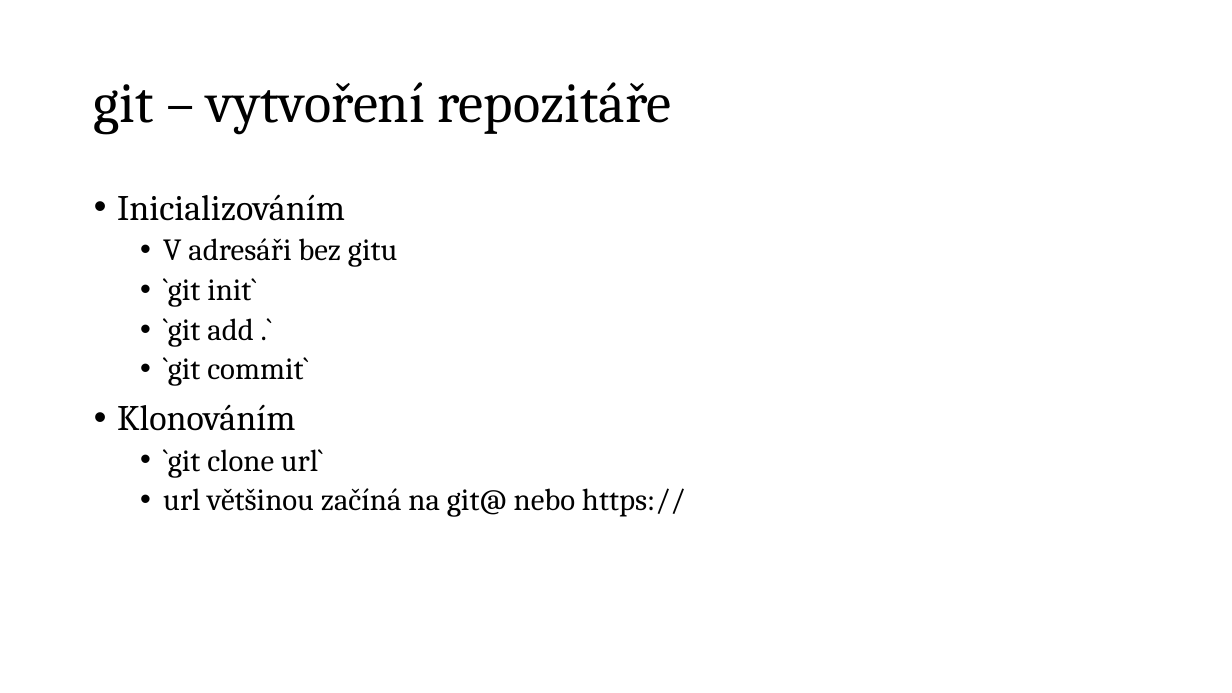
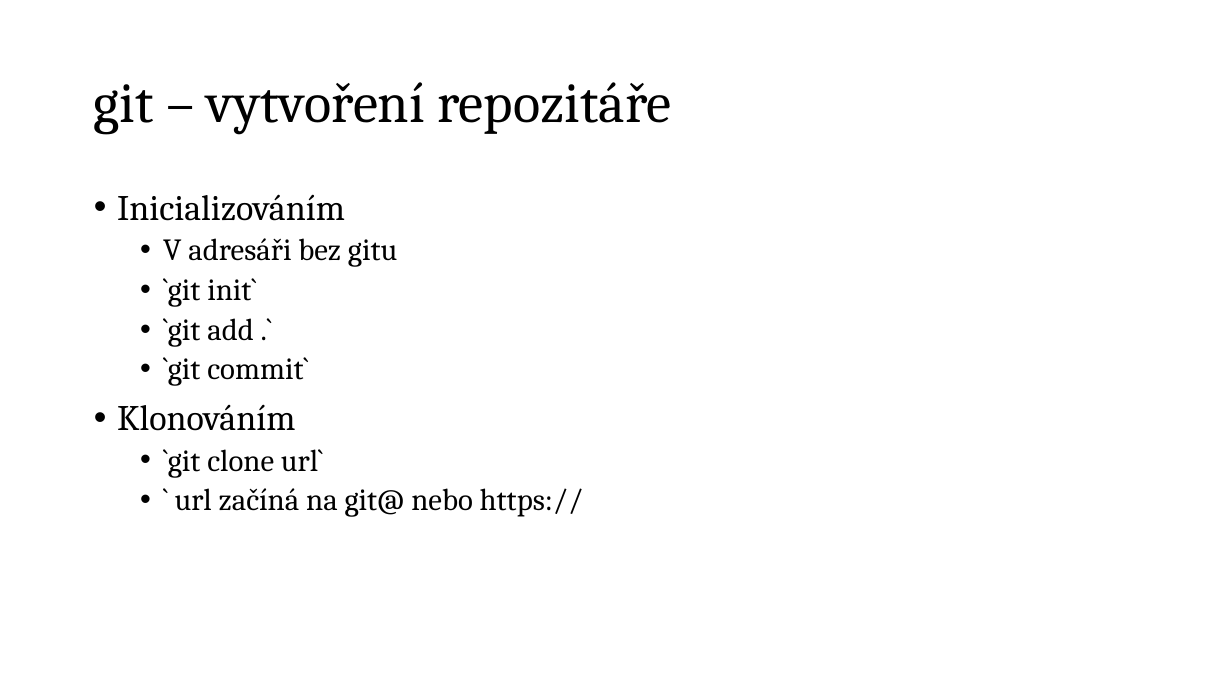
Before and after one commit to pepe/gitwstul22, a slide deck: slide 12 of gitwstul.pptx. Drawn at 1232x693 pixels with LibreOffice and Linux fonts; fonts in the diff are those of the drawing. Boxes give left, top, right and bottom in pixels: in the first picture for what was removed or moved away, otherwise in the second. Text is boxed around its words. In the diff, an @@ line names an element or a change of style, - is before the commit and + after.

```diff
--- a/gitwstul.pptx
+++ b/gitwstul.pptx
@@ text at (175, 488, 583, 517): text changed @@
-  • url většinou začíná na git@ nebo https://
+  • ` url začíná na git@ nebo https://
```
Also in this commit, not shown: 3 other slides changed, 1 slide added, 2 other files.
